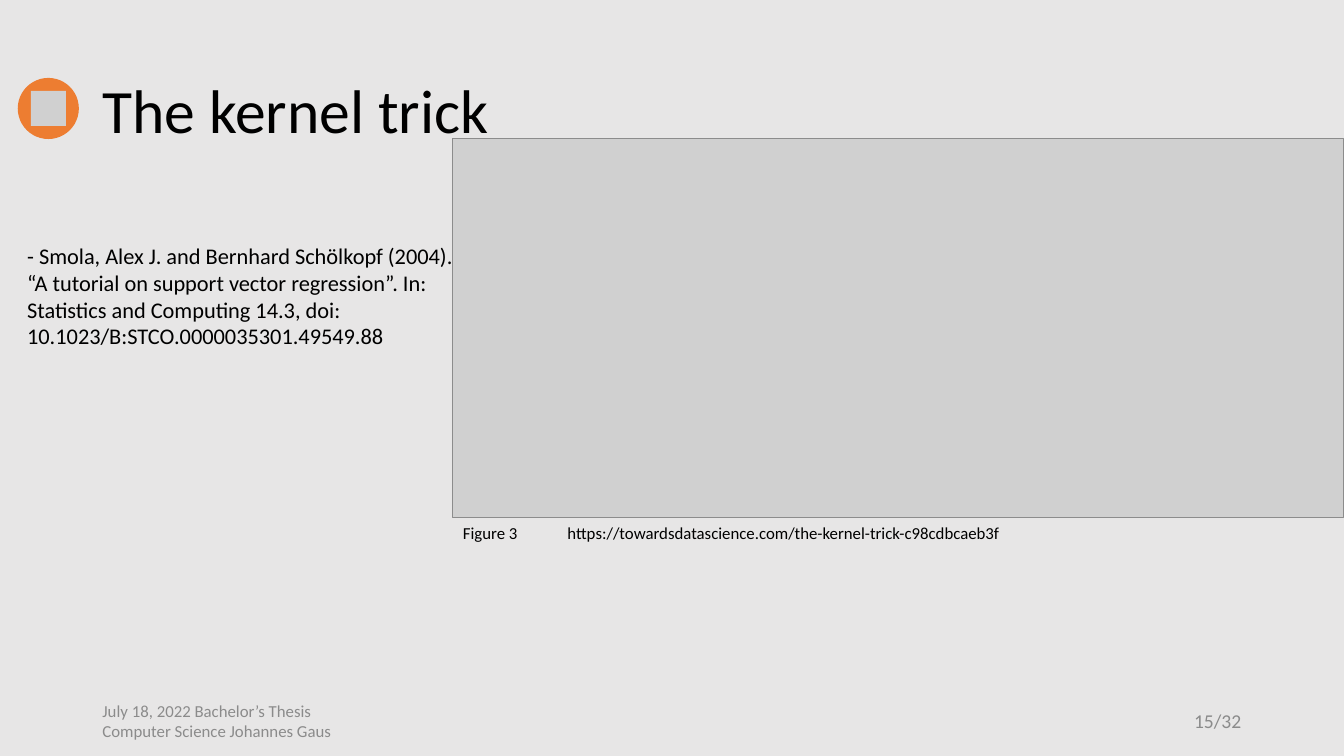
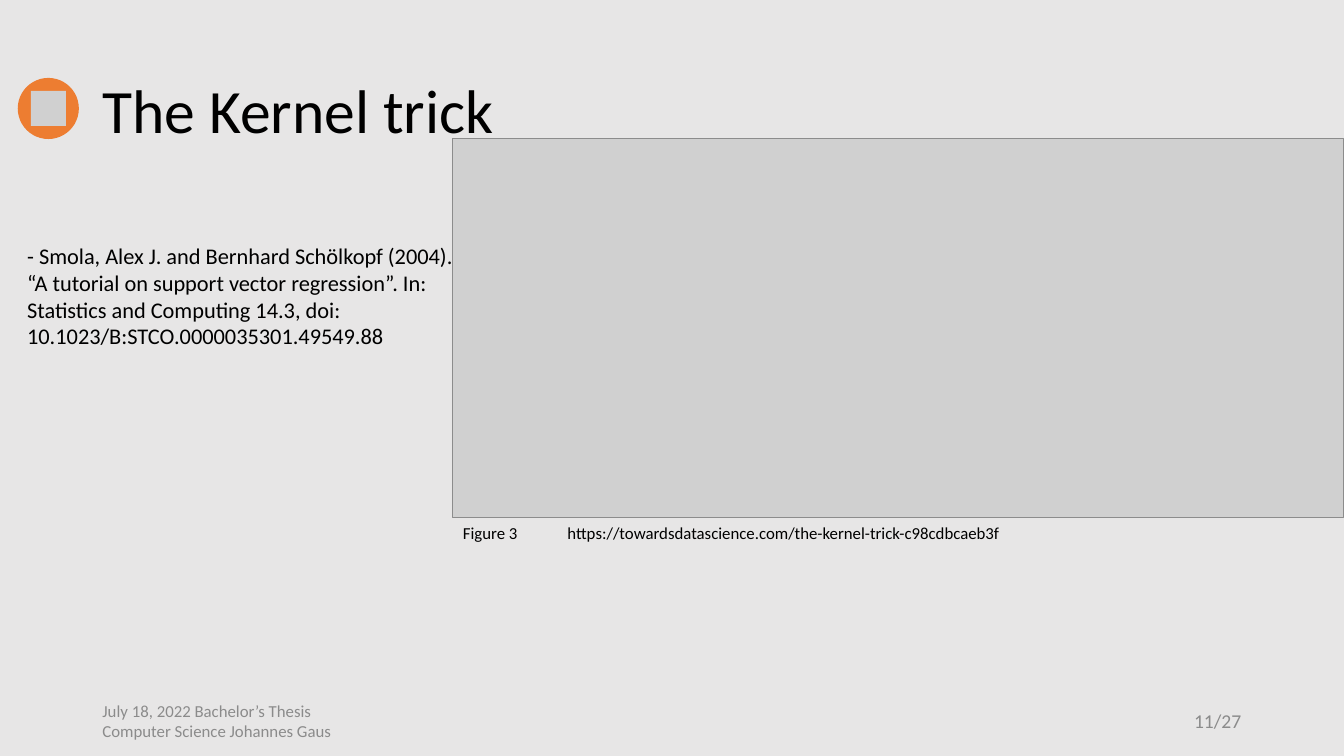
Before and after one commit to jo997/BA-WindPowerForecasting, a slide deck: slide 11 of thesis work/Thesis Defense/Thesis Defense.pptx (slide 15 before the commit). Drawn at 1344x756 pixels with LibreOffice and Linux fonts; fonts in the diff are those of the drawing; grey boxes stand for pictures. Boxes give left, top, right and bottom in pixels: in the first picture for what was removed or moved away, otherwise in the second. Text is boxed around its words. In the diff, an @@ line names an element or a change of style, - is before the commit and + after.

```diff
--- a/thesis work/Thesis Defense/Thesis Defense.pptx
+++ b/thesis work/Thesis Defense/Thesis Defense.pptx
@@ title at [102, 90, 493, 148]: text changed @@
-The kernel trick
+The Kernel trick
@@ page number at [1194, 714, 1241, 729]: text changed @@
-15/32
+11/27
```
Also in this commit, not shown: 13 other slides changed, 5 slides removed, 2 other files.
